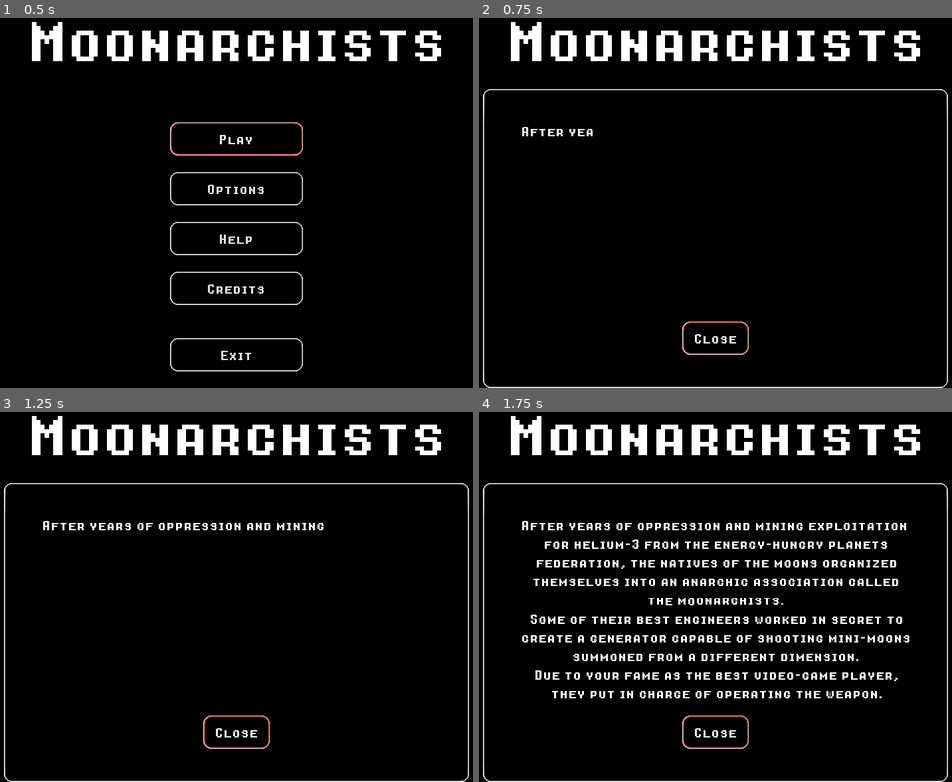
Above: before the commit, frames 1-4 (two rows, left to right).
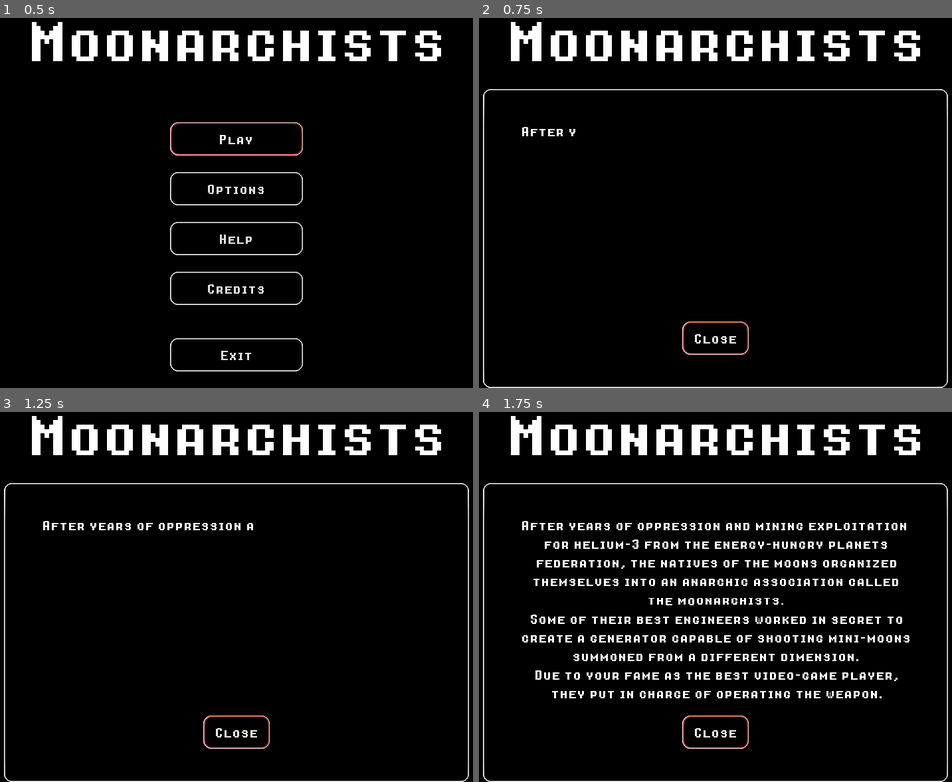
Above: after the commit, the same moments.

Repository: renato-grottesi/moonarchists
Game: Godot game, scene res://Scenes/MainMenu.tscn
Two runs of this game, one before a commit and one after it. Both use one fixed random seed, a clock stepped at 60 frames per second and the inputs below.
Inputs:
- Up to frame 1 (0.5 s): no input
- Up to frame 2 (0.75 s): click "Play" at 0.5 s
- Up to frame 3 (1.25 s): no input
- Up to frame 4 (1.75 s): click "Play" at 1.25 s

Frame 1 is identical in both runs. In frame 2, less than 0.1% of the frame differs, in the area x 20-25%, y 29-32%; in frame 3, 0.1%, in the area x 54-69%, y 29-32%; in frame 4, nothing differs.

Commit message:
Speedrun and polish
Speedrun added completely
Text checked for grammar errors
Game slowed down 25%
Sounds with slightly random pitch variation

Diff:
--- a/Game/Level02.tscn
+++ b/Game/Level02.tscn
@@ -10,11 +10,11 @@
 next_level = 3
 
 [node name="Moon" parent="." index="4"]
-position = Vector2( -200, 0 )
-impulse0 = Vector2( -400, -300 )
+position = Vector2( -140, 0 )
+impulse0 = Vector2( -400, -280 )
 
 [node name="Terra" parent="Bodies" index="0" instance=ExtResource( 2 )]
-position = Vector2( 290, 0 )
+position = Vector2( 300, 0 )
 impulse0 = Vector2( -200, 700 )
 texture = ExtResource( 4 )
 moons_count = 1
--- a/Game/Level04.tscn
+++ b/Game/Level04.tscn
@@ -33,10 +33,10 @@
 
 [node name="Label" parent="HUD/Opening" index="0"]
 text = "
-There is another rougue moon
+There is another rogue moon
 associated with
 the moonarchists
 in this planetary system.
 
-Be carefull and
+Be careful and
 do not destroy it!"
--- a/Game/Level05.tscn
+++ b/Game/Level05.tscn
@@ -39,9 +39,8 @@
 [node name="Label" parent="HUD/Opening" index="0"]
 text = "
 Those planets are orbiting
-crazy fast, but you are
+crazily fast, but you are
 the best shooter there is!
 
 We detect two moonarchists
-affiliated moons, be carefull.
-"
+affiliated moons, be careful."
--- a/Game/Level06.tscn
+++ b/Game/Level06.tscn
@@ -11,7 +11,7 @@
 asteroids_count = 7
 asteroids_offset = 60
 
-[node name="Moon" parent="." index="4"]
+[node name="Moon" parent="." index="3"]
 position = Vector2( 475, 0 )
 impulse0 = Vector2( 200, -600 )
 
--- a/Game/Level07.tscn
+++ b/Game/Level07.tscn
@@ -9,26 +9,27 @@
 current_level = 7
 next_level = 8
 asteroids_count = 8
+asteroids_offset = 185
 
 [node name="Moon" parent="." index="4"]
 position = Vector2( -150, 0 )
 impulse0 = Vector2( 20, 200 )
 
 [node name="Moon" parent="Bodies" index="0" instance=ExtResource( 2 )]
-position = Vector2( -350, -350 )
-impulse0 = Vector2( 1000, -250 )
+position = Vector2( -340, -340 )
+impulse0 = Vector2( 1000, -300 )
 texture = ExtResource( 3 )
 friendly = true
 
 [node name="Efisto" parent="Bodies" index="1" instance=ExtResource( 2 )]
 position = Vector2( -350, 0 )
-impulse0 = Vector2( -300, -900 )
+impulse0 = Vector2( -250, -900 )
 texture = ExtResource( 6 )
 
 [node name="Label" parent="HUD/Opening" index="0"]
 text = "
 You are trapped inside
-an asteroids belt!
+an asteroid belt!
 
 Maybe you can try to
 hit yourself to gain speed?"
--- a/Game/Level08.tscn
+++ b/Game/Level08.tscn
@@ -9,7 +9,7 @@
 [node name="Level08" instance=ExtResource( 1 )]
 current_level = 8
 asteroids_count = 16
-asteroids_offset = 150
+asteroids_offset = 145
 
 [node name="Moon" parent="." index="4"]
 position = Vector2( 350, 0 )
--- a/Game/MassBullet.tscn
+++ b/Game/MassBullet.tscn
@@ -13,7 +13,11 @@
 [sub_resource type="Gradient" id=3]
 colors = PoolColorArray( 1, 0, 0, 1, 1, 0.866667, 0, 1 )
 
-[sub_resource type="Curve" id=4]
+[sub_resource type="AudioStreamRandomPitch" id=4]
+audio_stream = ExtResource( 4 )
+random_pitch = 1.4
+
+[sub_resource type="Curve" id=5]
 _data = [ Vector2( 0, 0 ), 0.0, 0.0, 0, 0, Vector2( 0.123506, 0.168182 ), 0.0, 0.0, 0, 0, Vector2( 1, 0 ), 0.0, 0.0, 0, 0 ]
 
 [node name="MassBullet" type="RigidBody2D"]
@@ -48,7 +52,7 @@
 color_ramp = SubResource( 3 )
 
 [node name="ShootSound" type="AudioStreamPlayer" parent="."]
-stream = ExtResource( 4 )
+stream = SubResource( 4 )
 
 [node name="Trail" type="CPUParticles2D" parent="."]
 amount = 32
--- a/Game/NeutralMoon.gd
+++ b/Game/NeutralMoon.gd
@@ -24,7 +24,7 @@
 	for i in range(0, moons_count):
 		var asteroid = asteroid_scene.instance();
 		var rad = i*(2*PI/moons_count)
-		var offset = rng.randf_range(0, 40) + 60
+		var offset = rng.randf_range(0, 35) + 60
 		var pos = Vector2( offset*sin(rad), offset*cos(rad))
 		asteroid.position = pos + global_position
 		asteroid.speed = rng.randf_range(0, 2) + 1
--- a/Game/Universe.gd
+++ b/Game/Universe.gd
@@ -11,13 +11,15 @@
 const Asteroid = preload("res://Game/Asteroid.gd")
 const opening_duration = 4
 const gravity_k = 0.1
-const bullet_speed_k = 12
+const bullet_speed_k = 14
 
 var shoots = 0;
 var game_over = false;
 var rng = RandomNumberGenerator.new()
 
 func _ready():
+	if Global.is_speedrunning:
+		$HUD/Score.text = Global.ms2str(Global.get_partial_speed_run())
 	if !Global.use_cross_hair:
 		Input.set_mouse_mode(Input.MOUSE_MODE_CAPTURED)
 	$CrossHair.visible = Global.use_cross_hair
@@ -25,7 +27,8 @@
 	var stars = Global.level_status[current_level-1]
 	if stars > 5 :
 		if $HUD/Opening/Label.text.length() > 1:
-			$HUD/Opening.popup()
+			if ! Global.is_speedrunning:
+				$HUD/Opening.popup()
 	for i in range(0, asteroids_count):
 		var asteroid = asteroid_scene.instance();
 		asteroid.speed = rng.randf_range(0, 2) + 1
@@ -39,6 +42,8 @@
 		B.connect("swoosh", self, "swoosh")
 
 func _process(delta):
+	if Global.is_speedrunning:
+		$HUD/Score.text = Global.ms2str(Global.get_partial_speed_run())
 	if $HUD/Opening.visible:
 		$HUD/Opening/Label.percent_visible = 1 - $HUD/Opening/Timer.time_left/opening_duration
 	var enemies_left = 0
@@ -55,12 +60,20 @@
 				game_over = true
 				if ! $HUD/Victory.visible:
 					$HUD/Lost/Reason.text = "A friendly moon\n has been destroyed"
-					$HUD/Lost.popup()
+					if !Global.is_speedrunning:
+						$HUD/Lost.popup()
+					else:
+						retry_level()
 	if enemies_left < 1 :
 		if !game_over:
 			game_over = true
 			if ! $HUD/Lost.visible:
-				$HUD/Victory.popup()
+				if !Global.is_speedrunning:
+					$HUD/Victory.popup()
+				elif next_level == 0 :
+					$HUD/LastLevel.popup()
+				else:
+					goto_next_level()
 
 	var shake_amount = 10 * $Camera/Shake.time_left
 	$Camera.set_offset(Vector2( \
@@ -90,9 +103,10 @@
 	if event is InputEventKey:
 		if event.pressed and event.scancode == KEY_ESCAPE:
 			Input.set_mouse_mode(Input.MOUSE_MODE_VISIBLE)
+			Global.abort_speed_run()
 			Global.goto_scene(Global.levels[0])
 		if event.pressed and event.scancode == KEY_R:
-			_on_Retry_pressed()
+			retry_level()
 
 func _on_Moon_shoot(moon_speed):
 	if !game_over:
@@ -104,12 +118,16 @@
 		$Bullets.add_child(mass_bullet_instance);
 		shoots += 1;
 		$HUD/MoonsCounter.moons = 10-shoots
-		$HUD/Score.text = "Shoots: " + String(shoots)
+		if !Global.is_speedrunning:
+			$HUD/Score.text = "Shots: " + String(shoots)
 		if shoots>10 and !game_over:
 			game_over = true
 			if ! $HUD/Victory.visible:
 				$HUD/Lost/Reason.text = "You run out of moons"
-				$HUD/Lost.popup()
+				if !Global.is_speedrunning:
+					$HUD/Lost.popup()
+				else:
+					retry_level()
 
 func _on_Moon_destroyed():
 	if !game_over:
@@ -117,18 +135,24 @@
 		shake_it()
 		if ! $HUD/Victory.visible:
 			$HUD/Lost/Reason.text = "Your moon took\n too much damage"
-			$HUD/Lost.popup()
+			if !Global.is_speedrunning:
+				$HUD/Lost.popup()
+			else:
+				retry_level()
 
 func _on_Moon_heath(health):
 	if !game_over:
 		$HUD/HealthBar.health = health;
 
 func _on_CloseVictory_pressed():
+	goto_next_level()
+	beep()
+
+func goto_next_level():
 	if next_level != 0 :
 		Global.goto_scene(Global.levels[next_level])
 	else:
 		$HUD/LastLevel.popup()
-	beep()
 
 func _on_LastLevelVictory_pressed():
 	Global.goto_scene(Global.levels[next_level])
@@ -141,6 +165,7 @@
 
 func _on_LostQuit_pressed():
 	Global.goto_scene(Global.levels[0])
+	Global.abort_speed_run()
 	beep()
 
 func _on_Victory_about_to_show():
@@ -183,11 +208,14 @@
 	$HUD/Lost/LostRetry.grab_focus()
 
 func _on_Retry_pressed():
+	retry_level()
+	beep()
+
+func retry_level():
 	var stars = Global.level_status[current_level-1]
 	if stars > 3 :
 		Global.level_status[current_level-1] = 5
 	Global.goto_scene(Global.levels[current_level])
-	beep()
 
 func shake_it():
 	$ExplosionSound.play()
@@ -209,4 +237,11 @@
 
 func _on_QuitVictory_pressed():
 	Global.goto_scene(Global.levels[0])
-	beep()
+	Global.abort_speed_run()
+	beep()
+
+func _on_LastLevel_about_to_show():
+	if Global.is_speedrunning:
+		var time = Global.stop_speed_run()
+		$HUD/LastLevel/SpeedrunScore.visible = true
+		$HUD/LastLevel/SpeedrunScore.text = "Speedrun: " + Global.ms2str(time)
--- a/Game/Universe.tscn
+++ b/Game/Universe.tscn
@@ -19,6 +19,14 @@
 
 [sub_resource type="Curve" id=1]
 _data = [ Vector2( 0, 0 ), 0.0, 0.00446841, 0, 0, Vector2( 0.494253, 1 ), -2.88089e-07, -2.88089e-07, 0, 0, Vector2( 1, 0 ), 0.0109342, 0.0, 0, 0 ]
+
+[sub_resource type="AudioStreamRandomPitch" id=2]
+audio_stream = ExtResource( 9 )
+random_pitch = 1.8
+
+[sub_resource type="AudioStreamRandomPitch" id=3]
+audio_stream = ExtResource( 13 )
+random_pitch = 2.0
 
 [node name="Universe" type="Node2D"]
 script = ExtResource( 1 )
@@ -44,8 +52,6 @@
 
 [node name="Bullets" type="Node" parent="."]
 
-[node name="Asteroids" type="Node" parent="."]
-
 [node name="Camera" type="Camera2D" parent="."]
 position = Vector2( -512, -384 )
 anchor_mode = 0
@@ -56,9 +62,11 @@
 
 [node name="Moon" parent="." instance=ExtResource( 10 )]
 
+[node name="Bodies" type="Node" parent="."]
+
+[node name="Asteroids" type="Node" parent="."]
+
 [node name="BlackHole" parent="." instance=ExtResource( 2 )]
-
-[node name="Bodies" type="Node" parent="."]
 
 [node name="HUD" type="CanvasLayer" parent="."]
 
@@ -86,7 +94,6 @@
 margin_bottom = -736.0
 
 [node name="Victory" type="PopupDialog" parent="HUD"]
-visible = true
 margin_left = 256.0
 margin_top = 192.0
 margin_right = 768.0
@@ -241,6 +248,17 @@
 custom_styles/normal = ExtResource( 3 )
 custom_fonts/font = ExtResource( 4 )
 text = "Close"
+
+[node name="SpeedrunScore" type="Label" parent="HUD/LastLevel"]
+visible = false
+margin_left = 128.0
+margin_top = 320.0
+margin_right = 384.0
+margin_bottom = 355.0
+custom_fonts/font = ExtResource( 4 )
+text = "Speedrun: ??:??"
+align = 1
+valign = 1
 
 [node name="Lost" type="PopupDialog" parent="HUD"]
 margin_left = 256.0
@@ -313,12 +331,12 @@
 }
 
 [node name="ExplosionSound" type="AudioStreamPlayer" parent="."]
-stream = ExtResource( 9 )
+stream = SubResource( 2 )
 volume_db = -12.0
 pitch_scale = 0.75
 
 [node name="SwooshSound" type="AudioStreamPlayer" parent="."]
-stream = ExtResource( 13 )
+stream = SubResource( 3 )
 volume_db = -24.0
 pitch_scale = 0.75
 
@@ -341,6 +359,7 @@
 [connection signal="about_to_show" from="HUD/Opening" to="." method="_on_Opening_about_to_show"]
 [connection signal="focus_entered" from="HUD/Opening/CloseOpening" to="." method="beep"]
 [connection signal="pressed" from="HUD/Opening/CloseOpening" to="." method="_on_CloseOpening_pressed"]
+[connection signal="about_to_show" from="HUD/LastLevel" to="." method="_on_LastLevel_about_to_show"]
 [connection signal="focus_entered" from="HUD/LastLevel/LastLevelVictory" to="." method="beep"]
 [connection signal="pressed" from="HUD/LastLevel/LastLevelVictory" to="." method="_on_LastLevelVictory_pressed"]
 [connection signal="about_to_show" from="HUD/Lost" to="." method="_on_Lost_about_to_show"]
--- a/Global.gd
+++ b/Global.gd
@@ -1,6 +1,6 @@
 extends Node
 
-const game_version = 16
+const game_version = 18
 
 var current_scene = null
 var music_volume = 75
@@ -8,27 +8,8 @@
 var music
 var use_cross_hair = true setget _set_cross_hair, _get_cross_hair
 var speed_run_start_time
-var speed_run_record = -1.0
+var speed_run_record = 0
 var is_speedrunning = false
-
-func start_speed_run():
-	speed_run_start_time = OS.get_ticks_msec()
-	is_speedrunning = true
-
-func stop_speed_run():
-	is_speedrunning = false
-	var speed_run_time = OS.get_ticks_msec() - speed_run_start_time
-	if speed_run_record < 0:
-		speed_run_record = speed_run_time
-	if speed_run_record > speed_run_time:
-		speed_run_record = speed_run_time
-	return speed_run_time
-
-func _set_cross_hair(val):
-	use_cross_hair = val
-
-func _get_cross_hair():
-	return use_cross_hair
 
 var levels = [
 	"res://Scenes/MainMenu.tscn",
@@ -58,6 +39,38 @@
 	7,
 ]
 
+func start_speed_run():
+	speed_run_start_time = OS.get_ticks_msec()
+	is_speedrunning = true
+
+func abort_speed_run():
+	is_speedrunning = false
+
+func stop_speed_run():
+	is_speedrunning = false
+	var speed_run_time = OS.get_ticks_msec() - speed_run_start_time
+	if speed_run_record <= 0:
+		speed_run_record = speed_run_time
+	if speed_run_record > speed_run_time:
+		speed_run_record = speed_run_time
+	return speed_run_time
+
+func get_partial_speed_run():
+	return OS.get_ticks_msec() - speed_run_start_time
+
+func ms2str(t):
+	var seconds = int(t/1000)
+	var millis = t-seconds*1000
+	var minutes = int(floor(seconds/60))
+	seconds = seconds - minutes*60
+	return String(minutes) + ":" + String(seconds) + ":" + String(millis)
+
+func _set_cross_hair(val):
+	use_cross_hair = val
+
+func _get_cross_hair():
+	return use_cross_hair
+
 func get_total_stars():
 	var total_stars = 0
 	for E in level_status:
@@ -66,6 +79,7 @@
 	return total_stars
 
 func _ready():
+	Engine.time_scale = 0.75
 	load_game()
 	var root = get_tree().get_root()
 	current_scene = root.get_child(root.get_child_count() - 1)
@@ -89,6 +103,7 @@
 	save_file.store_8(sound_volume)
 	save_file.store_8(music_volume)
 	save_file.store_8(use_cross_hair)
+	save_file.store_64(speed_run_record)
 	save_file.close()
 
 func load_game() :
@@ -102,6 +117,8 @@
 			sound_volume = load_file.get_8()
 			music_volume = load_file.get_8()
 			use_cross_hair = load_file.get_8()
+			speed_run_record = load_file.get_64()
+		load_file.close()
 
 func goto_scene(path):
 	# This function will usually be called from a signal callback,
--- a/Scenes/MainMenu.gd
+++ b/Scenes/MainMenu.gd
@@ -105,9 +105,6 @@
 	$Beep.play()
 	$Beep.set_volume_db(Global.get_sound_volume_db())
 
-func _on_Levels_about_to_show():
-	$Levels/Level1.grab_focus()
-
 func _on_Levels_popup_hide():
 	$Play.grab_focus()
 
@@ -122,9 +119,16 @@
 	$HelpDialog.popup()
 
 func _on_SpeedRun_pressed():
+	if Global.get_total_stars() > 15:
+		Global.start_speed_run()
+		Global.goto_scene(Global.levels[1])
+
+func _on_Levels_about_to_show():
 	if Global.get_total_stars() < 16:
 		$Levels/SpeedRun.text = String(Global.get_total_stars()) + "/16 STARS"
 		$Levels/SpeedRun.icon = lock_texture
 	else:
-		Global.start_speed_run()
-		Global.goto_scene(Global.levels[1])
+		$Levels/SpeedRun.text = "Speedrun"
+	if Global.speed_run_record > 0:
+		$Levels/SpeedRun.text = "Speedrun: " + Global.ms2str(Global.speed_run_record)
+	$Levels/Level1.grab_focus()
--- a/Scenes/MainMenu.tscn
+++ b/Scenes/MainMenu.tscn
@@ -207,7 +207,7 @@
 Without cross-hair: move the mouse up and down
 to aim the nozzle and click to shoot.
 
-Complete a level with one shoot to get three stars!"
+Complete a level with one shot to get three stars!"
 __meta__ = {
 "_edit_use_anchors_": false
 }
@@ -327,7 +327,7 @@
 margin_right = 464.0
 margin_bottom = 320.0
 custom_fonts/font = ExtResource( 2 )
-text = "Toggle Fullscreen"
+text = "Fullscreen Enabled"
 valign = 1
 __meta__ = {
 "_edit_use_anchors_": false
@@ -536,9 +536,9 @@
 level_name = "08"
 
 [node name="CloseLevelsDialog" type="Button" parent="Levels"]
-margin_left = 512.0
+margin_left = 480.0
 margin_top = 448.0
-margin_right = 768.0
+margin_right = 800.0
 margin_bottom = 512.0
 focus_neighbour_left = NodePath(".")
 focus_neighbour_top = NodePath("../Level8")
@@ -558,9 +558,9 @@
 }
 
 [node name="SpeedRun" type="Button" parent="Levels"]
-margin_left = 128.0
+margin_left = 96.0
 margin_top = 448.0
-margin_right = 384.0
+margin_right = 416.0
 margin_bottom = 512.0
 focus_neighbour_left = NodePath(".")
 focus_neighbour_top = NodePath("../Level8")
@@ -574,6 +574,7 @@
 custom_styles/disabled = ExtResource( 3 )
 custom_styles/normal = ExtResource( 3 )
 custom_fonts/font = ExtResource( 2 )
+shortcut_in_tooltip = false
 text = "Speedrun ??:??"
 __meta__ = {
 "_edit_use_anchors_": false
Not shown: 2 places in Game/MassBullet.tscn that only renumber resources
Not shown: 1 places in Game/Universe.tscn that only renumber resources
